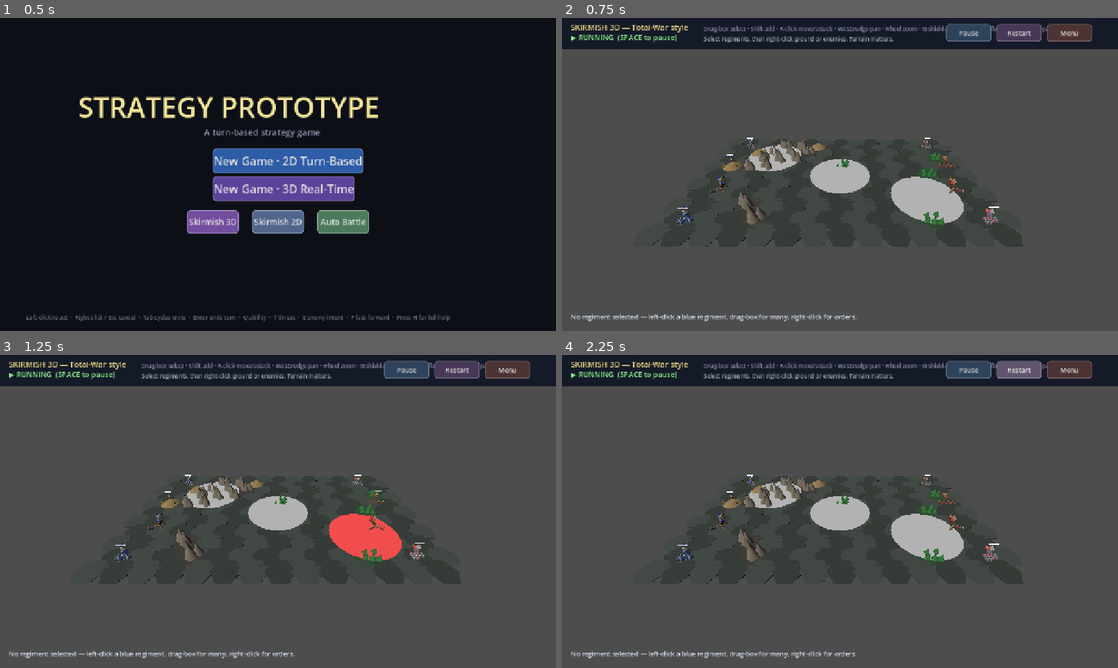
Above: before the commit, frames 1-4 (two rows, left to right).
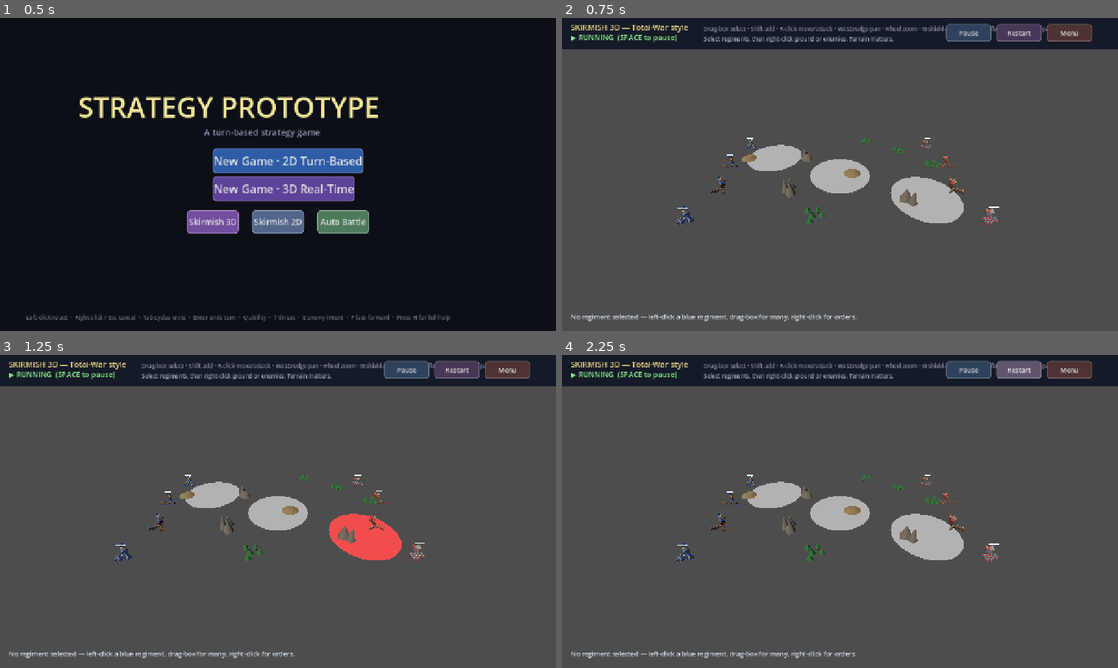
Above: after the commit, the same moments.

Repository: kabuumu/strategy-prototype
Game: Godot game, scene res://src/title/title.tscn
Same seed, same stepped clock (60 frames per second), same inputs: the game is played once before the commit and once after it.
Inputs:
- Up to frame 1 (0.5 s): no input
- Up to frame 2 (0.75 s): click "Skirmish 3D" at 0.5 s
- Up to frame 3 (1.25 s): no input
- Up to frame 4 (2.25 s): click "Restart" at 1.25 s; click "Restart" at 2 s

Frame 1 is identical in both runs. In frame 2, 1.7% of the frame differs, in the area x 16-80%, y 38-74%; in frame 3, 1.6%; in frame 4, 1.7%.

Commit message:
3D skirmish: continuous ground, terrain as world features
Units could walk off the hex-patch terrain onto bare plane. Replaced the
hex-tiled terrain with a single continuous ground plane (extended past the
unit clamp bounds) and terrain features placed at world positions:
- _features = [{pos, type, radius}] scattered across the central band, clear
  of the army spawn flanks, non-overlapping
- props (mountains/forests/hills/lava) drawn at those positions; no hex patches
- terrain effects (cover/high-ground/rough/lava DoT) now apply by distance to
  each feature, not by hex cell

The 3D field is now a continuous surface; units always stand on it.

Co-Authored-By: Claude Opus 4.8 <noreply@anthropic.com>

Diff:
--- a/src/skirmish3d/skirmish3d.gd
+++ b/src/skirmish3d/skirmish3d.gd
@@ -153,6 +153,9 @@
 var _forests: Array[Vector2i] = []
 var _hills: Array[Vector2i] = []
 var _lava: Array[Vector2i] = []
+# Terrain features placed at world positions on the continuous ground.
+# Each: { "pos": Vector3, "type": String, "radius": float }
+var _features: Array = []
 
 var _camera: Camera3D
 var _ground: MeshInstance3D
@@ -229,46 +232,44 @@
 			_command_label.text = "DEPLOYMENT — right-click to position your regiments, then press ENTER to begin"
 	_refresh_ui()
 
+# Feature effect radii (gameplay) by type.
+const FEATURE_RADIUS: Dictionary = {
+	"mountain": 4.5, "forest": 5.0, "hill": 4.5, "lava": 4.0,
+}
+
 func _generate_terrain() -> void:
-	_mountains.clear()
-	_forests.clear()
-	_hills.clear()
-	_lava.clear()
+	_features.clear()
 	var tier: int = clampi(GameManager.current_tier, 0, GameManager.MAP_TIERS - 1)
 	_biome = GameManager.biome_for_tier(tier)
 	var rng := RandomNumberGenerator.new()
 	rng.seed = int(tier * 127 + 31)
 	var mtn: Vector2i = _biome.get("mtn", Vector2i(2, 3))
 
-	var reserved: Array[Vector2i] = []
-	for z in [1, 5, 9]:
-		reserved.append(Vector2i(1, z))
-		reserved.append(Vector2i(TERRAIN_COLS - 2, z))
-
-	var col_lo: int = 2
-	var col_hi: int = TERRAIN_COLS - 3
-	var cluster_count: int = rng.randi_range(mtn.x, mtn.y) + 2
-	for _c in range(cluster_count):
-		var seed_cell := Vector2i(rng.randi_range(col_lo, col_hi), rng.randi_range(0, TERRAIN_ROWS - 1))
-		if seed_cell not in reserved and seed_cell not in _mountains:
-			_mountains.append(seed_cell)
-
-		var growth: int = rng.randi_range(1, 3)
-		for _g in range(growth):
-			var candidates: Array[Vector2i] = []
-			for mc: Vector2i in _mountains:
-				for adj: Vector2i in Hex.neighbors(mc):
-					if _valid_terrain_cell(adj) and adj.x >= col_lo and adj.x <= col_hi \
-							and adj not in _mountains and adj not in reserved:
-						candidates.append(adj)
-			if not candidates.is_empty():
-				_mountains.append(candidates[rng.randi() % candidates.size()])
-
-	var taken: Array[Vector2i] = reserved.duplicate()
-	taken.append_array(_mountains)
-	_place_terrain_cells(rng, _forests, int(_biome.get("forest", 3) * 1.6), taken)
-	_place_terrain_cells(rng, _hills, int(_biome.get("hill", 2) * 1.6), taken)
-	_place_terrain_cells(rng, _lava, int(_biome.get("lava", 0) * 1.6), taken)
+	var want: Dictionary = {
+		"mountain": rng.randi_range(mtn.x, mtn.y) + 1,
+		"forest":   int(_biome.get("forest", 3) * 1.4),
+		"hill":     int(_biome.get("hill", 2) * 1.4),
+		"lava":     int(_biome.get("lava", 0) * 1.4),
+	}
+	# Place features across the central band, clear of the army spawn flanks
+	# (|x| > 26) and not overlapping each other.
+	for type: String in want:
+		var radius: float = FEATURE_RADIUS[type]
+		var placed := 0
+		var tries := 0
+		while placed < int(want[type]) and tries < 60:
+			tries += 1
+			var x := rng.randf_range(-22.0, 22.0)
+			var z := rng.randf_range(-FIELD_HALF_DEPTH + 2.0, FIELD_HALF_DEPTH - 2.0)
+			var pos := Vector3(x, 0.0, z)
+			var ok := true
+			for f: Dictionary in _features:
+				if pos.distance_to(f["pos"]) < (radius + float(f["radius"])) * 0.8:
+					ok = false
+					break
+			if ok:
+				_features.append({"pos": pos, "type": type, "radius": radius})
+				placed += 1
 
 func _valid_terrain_cell(cell: Vector2i) -> bool:
 	return cell.x >= 0 and cell.x < TERRAIN_COLS and cell.y >= 0 and cell.y < TERRAIN_ROWS
@@ -309,7 +310,9 @@
 
 	_ground = MeshInstance3D.new()
 	var plane := PlaneMesh.new()
-	plane.size = Vector2(FIELD_HALF_WIDTH * 2.0, FIELD_HALF_DEPTH * 2.0)
+	# Extend the ground well past the unit clamp bounds so there's no visible
+	# edge — units always stand on a continuous surface.
+	plane.size = Vector2(FIELD_HALF_WIDTH * 2.0 + 24.0, FIELD_HALF_DEPTH * 2.0 + 24.0)
 	_ground.mesh = plane
 	_ground.rotation_degrees = Vector3(-90.0, 0.0, 0.0)
 	_ground.position = Vector3(0.0, 0.0, 0.0)
@@ -401,19 +404,20 @@
 	_terrain_node.name = "ProceduralTerrain"
 	world.add_child(_terrain_node)
 
-	for row in range(TERRAIN_ROWS):
-		for col in range(TERRAIN_COLS):
-			var cell := Vector2i(col, row)
-			var pos: Vector3 = _terrain_cell_world(cell)
-			var color: Color = _terrain_cell_color(cell)
-			_add_hex_patch(pos, color)
-			if cell in _mountains:
-				_add_mountain_cluster(pos, _cell_seed(cell))
-			elif cell in _forests:
-				_add_forest_cluster(pos, _cell_seed(cell))
-			elif cell in _hills:
-				_add_hill(pos, _cell_seed(cell))
-			elif cell in _lava:
+	# The ground is one continuous plane (built in _build_field). Here we just
+	# drop terrain feature props at their world positions.
+	for i in range(_features.size()):
+		var f: Dictionary = _features[i]
+		var pos: Vector3 = f["pos"]
+		var seed: int = i * 1327 + 71
+		match String(f["type"]):
+			"mountain":
+				_add_mountain_cluster(pos, seed)
+			"forest":
+				_add_forest_cluster(pos, seed)
+			"hill":
+				_add_hill(pos, seed)
+			"lava":
 				_add_lava_pool(pos)
 
 func _terrain_cell_world(cell: Vector2i) -> Vector3:
@@ -442,18 +446,24 @@
 # every living unit based on the cell it's standing on.
 func _apply_terrain(delta: float) -> void:
 	for u: SkirmishUnit3D in _all_living_units():
-		var cell := _terrain_cell_at_world(u.global_position)
 		u.terrain_def_mult = 1.0
 		u.terrain_atk_mult = 1.0
 		u.terrain_speed_mult = 1.0
-		if cell in _forests:
-			u.terrain_def_mult = FOREST_DEF_MULT
-			u.terrain_speed_mult = FOREST_SPEED_MULT
-		if cell in _hills:
-			u.terrain_atk_mult = HILL_ATK_MULT
-		if cell in _mountains:
-			u.terrain_speed_mult = MOUNTAIN_SPEED_MULT
-		if cell in _lava:
+		var on_lava := false
+		for f: Dictionary in _features:
+			if u.global_position.distance_to(f["pos"]) > float(f["radius"]):
+				continue
+			match String(f["type"]):
+				"forest":
+					u.terrain_def_mult = FOREST_DEF_MULT
+					u.terrain_speed_mult = FOREST_SPEED_MULT
+				"hill":
+					u.terrain_atk_mult = HILL_ATK_MULT
+				"mountain":
+					u.terrain_speed_mult = MOUNTAIN_SPEED_MULT
+				"lava":
+					on_lava = true
+		if on_lava:
 			u._lava_accum += delta
 			if u._lava_accum >= 1.0:
 				u._lava_accum -= 1.0
